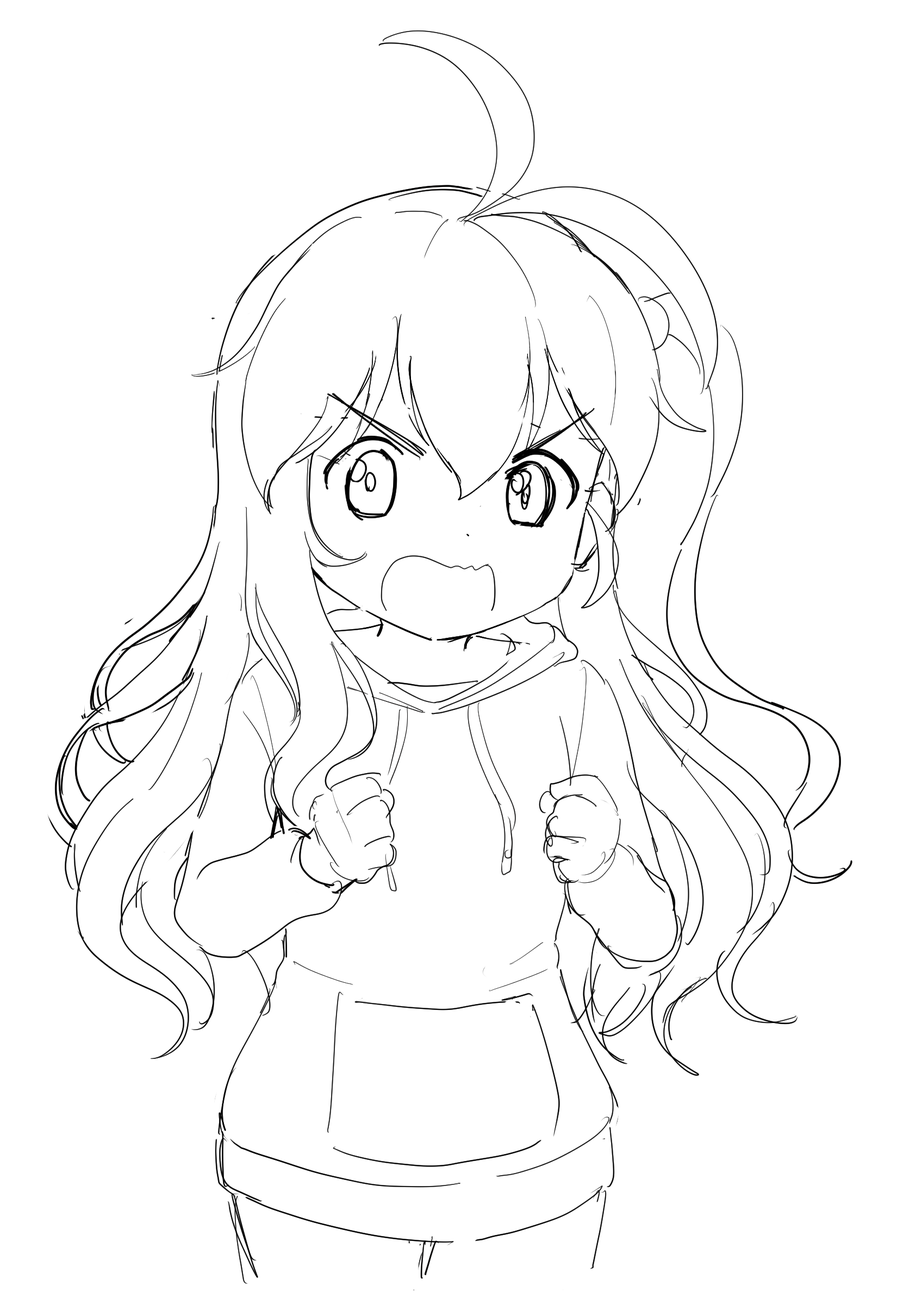
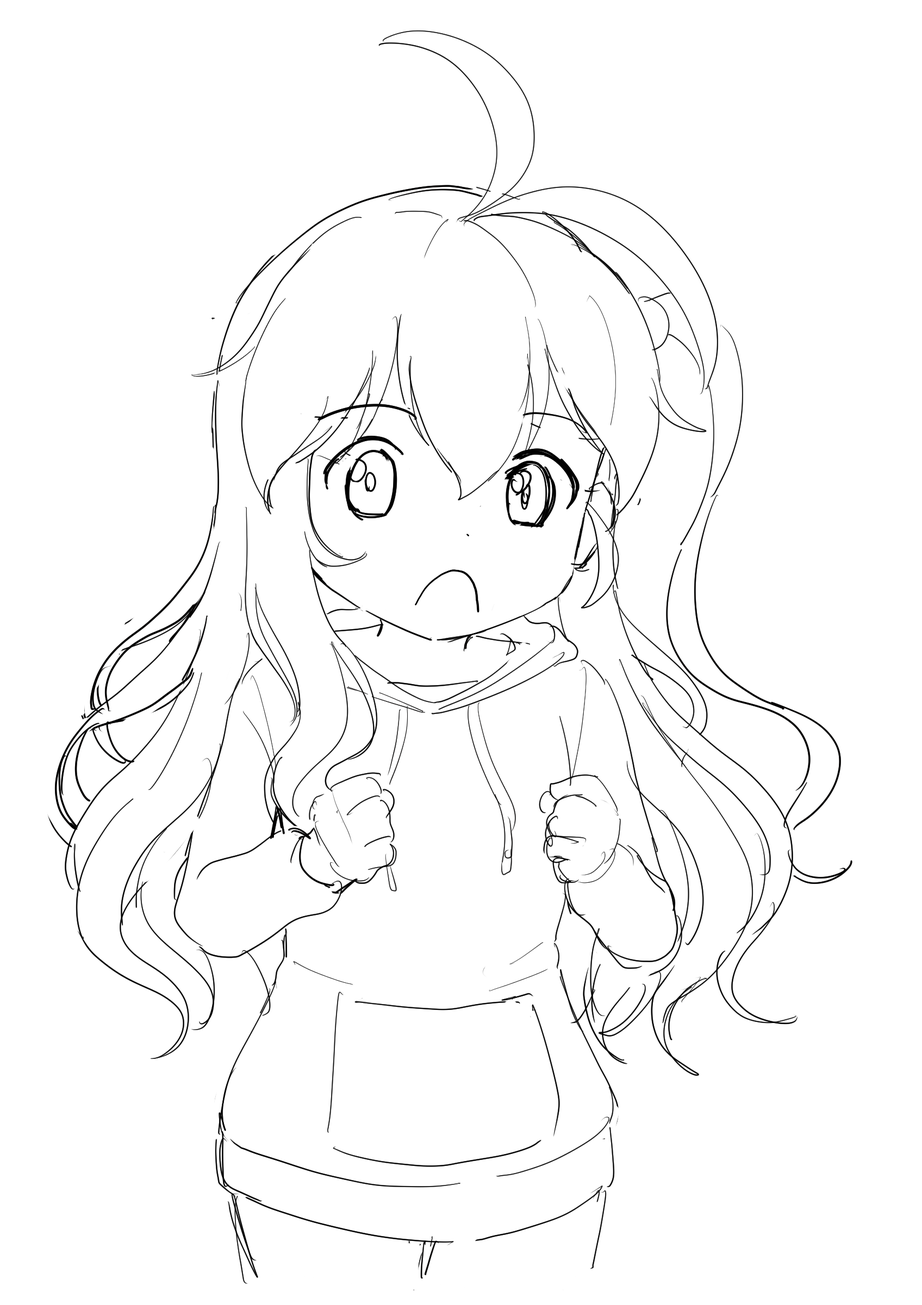
Two versions of the same layered image (922x1305). Layer-by-layer changes:
hid "화남" over [325, 346, 616, 500]
showed "일반" (1st of 2, in "표정" › "눈썹_s") over [317, 403, 587, 434]
painted on "코" over [327, 393, 601, 492]
added layer ":(" in group "입_s" over [414, 569, 480, 614]
hid "절규" over [354, 555, 509, 647]
